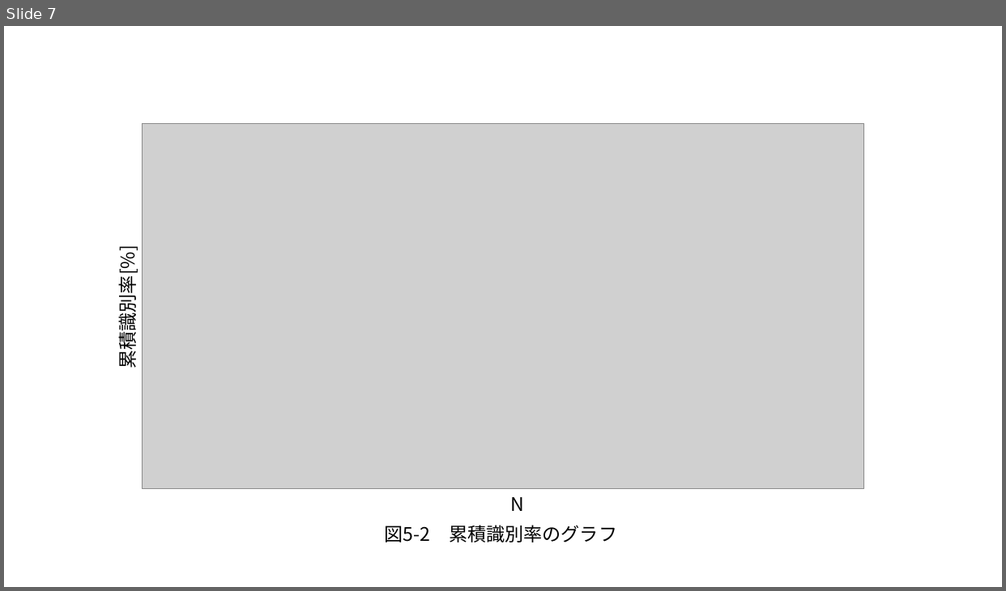
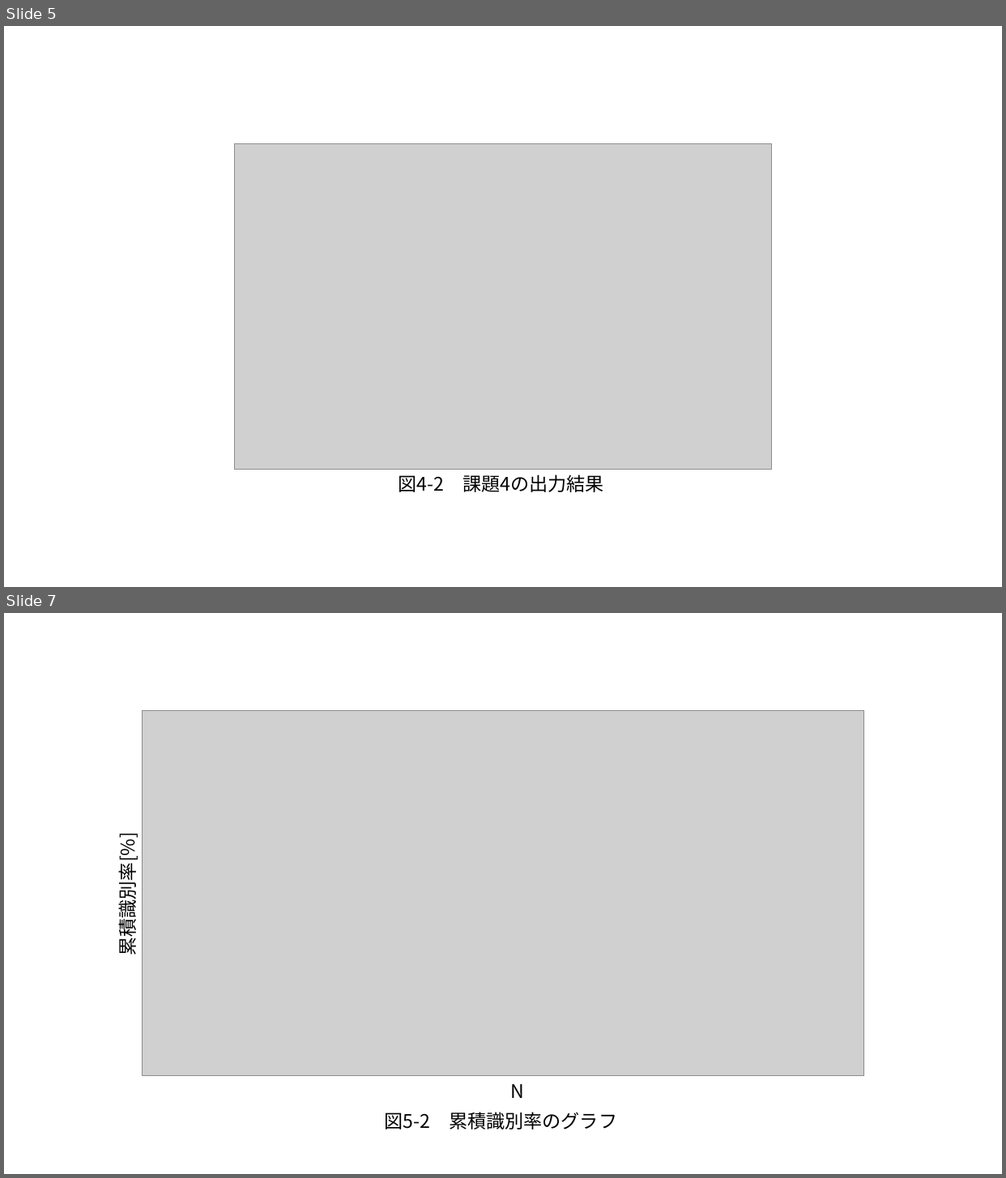
Before and after one commit to Ebichan610/univ_prog_experiment_project, a slide deck: latex/lec3/report_2412747_3.pptx. Shown one above the other, each under a label of ours: slide 7 before the commit, slides 5 and 7 after it; the slides between them are not shown. The pictures are 1006x591 and 1006x1178 pixels, drawn with LibreOffice and Linux fonts; fonts in the diff are those of the drawing; grey boxes stand for pictures. Boxes give left, top, right and bottom in pixels: in the first picture for what was removed or moved away, otherwise in the second. Text is boxed around its words. In the diff, an @@ line names an element or a change of style, - is before the commit and + after.

```diff
--- a/latex/lec3/report_2412747_3.pptx
+++ b/latex/lec3/report_2412747_3.pptx
@@ slide 5 added at (x1=4, y1=26, x2=1002, y2=587), background #FFFFFF @@
@@ picture added at (x1=235, y1=144, x2=772, y2=470) @@
@@ text added at (x1=398, y1=475, x2=604, y2=493), 18 pt, text #000000 @@
+図4-2 課題4の出力結果
```
Also in this commit, not shown: 5 other slides added, 6 slides removed, 3 other files.
